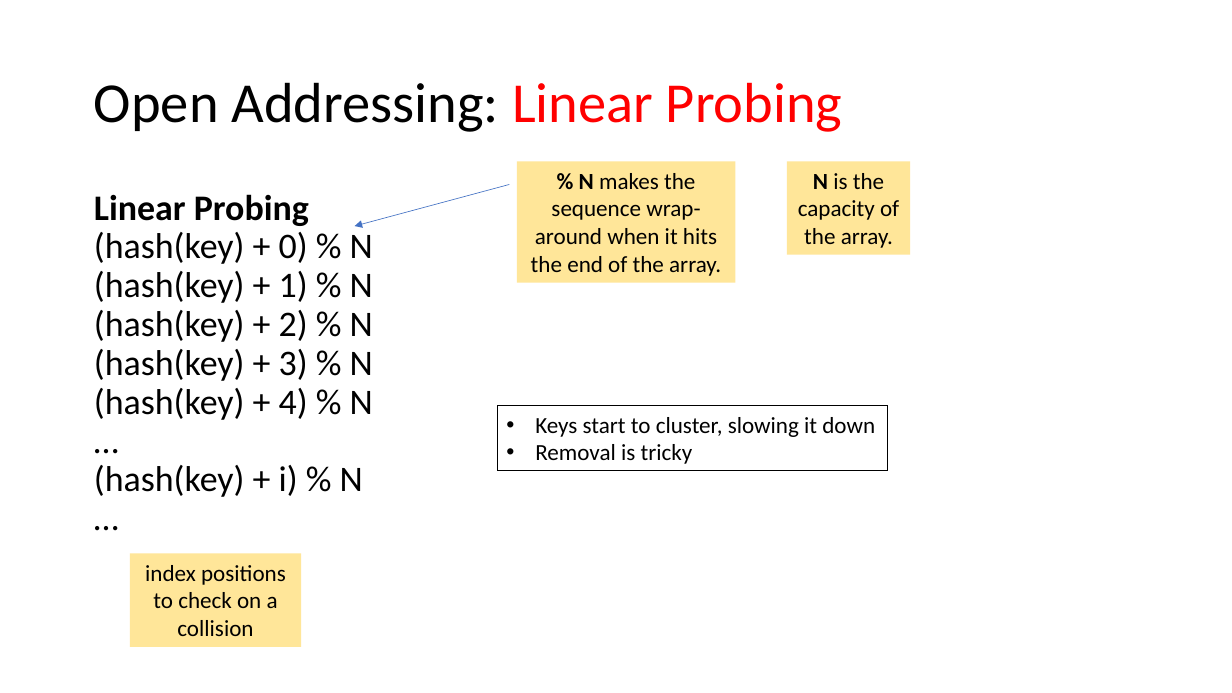
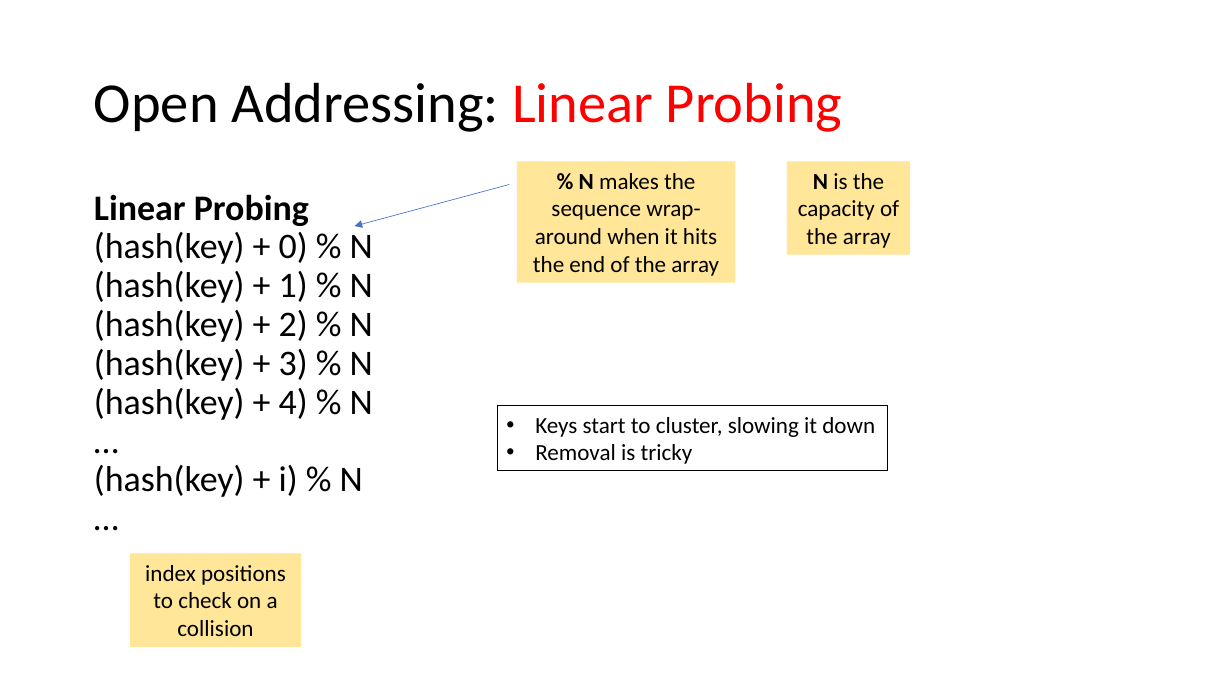
Before and after one commit to tjd1234/cmpt225fall2023, a slide deck: slide 28 of lecture_notes/week8/week8_maps_and_hashing.pptx. Drawn at 1232x693 pixels with LibreOffice and Linux fonts; fonts in the diff are those of the drawing. Boxes give left, top, right and bottom in pixels: in the first picture for what was removed or moved away, otherwise in the second. Text is boxed around its words. In the diff, an @@ line names an element or a change of style, - is before the commit and + after.

```diff
--- a/lecture_notes/week8/week8_maps_and_hashing.pptx
+++ b/lecture_notes/week8/week8_maps_and_hashing.pptx
@@ text in rectangle at bbox=[533, 173, 719, 276]: text changed @@
-% N makes the sequence wrap-around when it hits the end of the array.
+% N makes the sequence wrap-around when it hits the end of the array
@@ text in rectangle at bbox=[798, 173, 899, 248]: text changed @@
-N is the capacity of the array.
+N is the capacity of the array
```
Also in this commit, not shown: 16 other slides changed, 1 other file.
